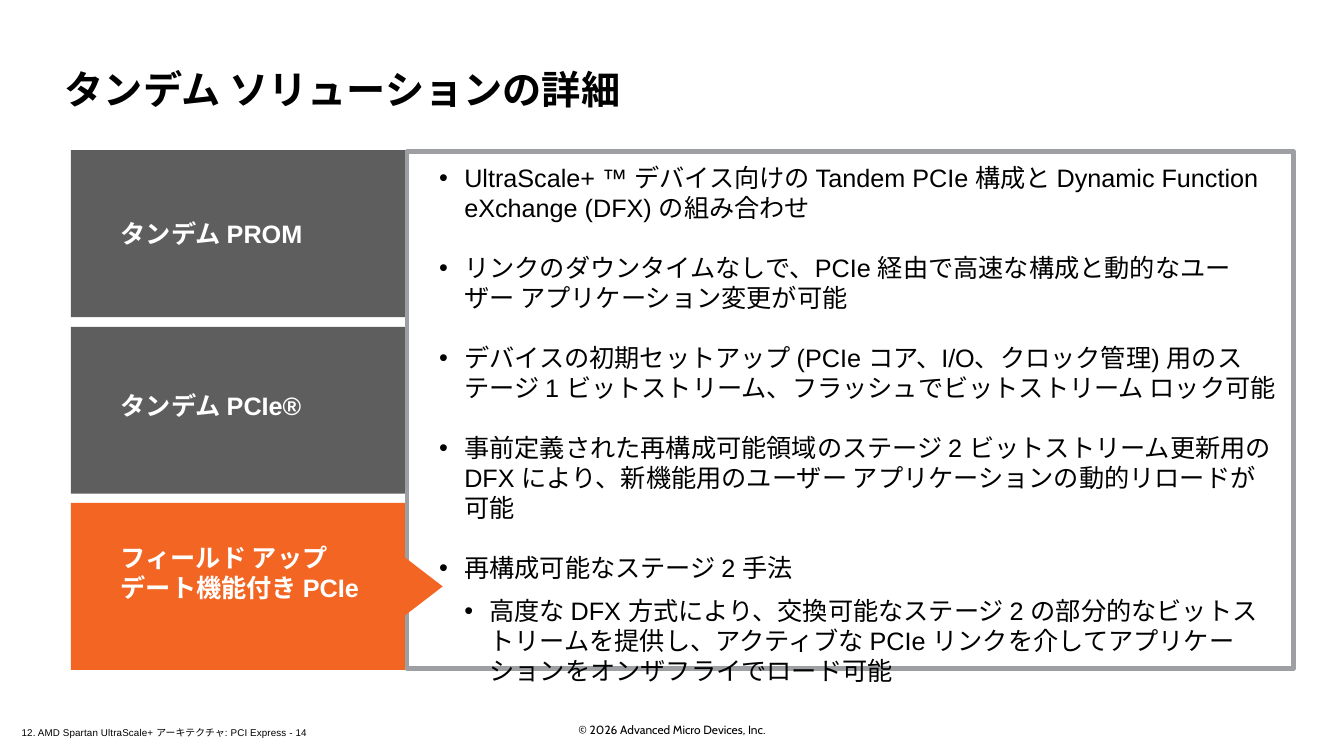
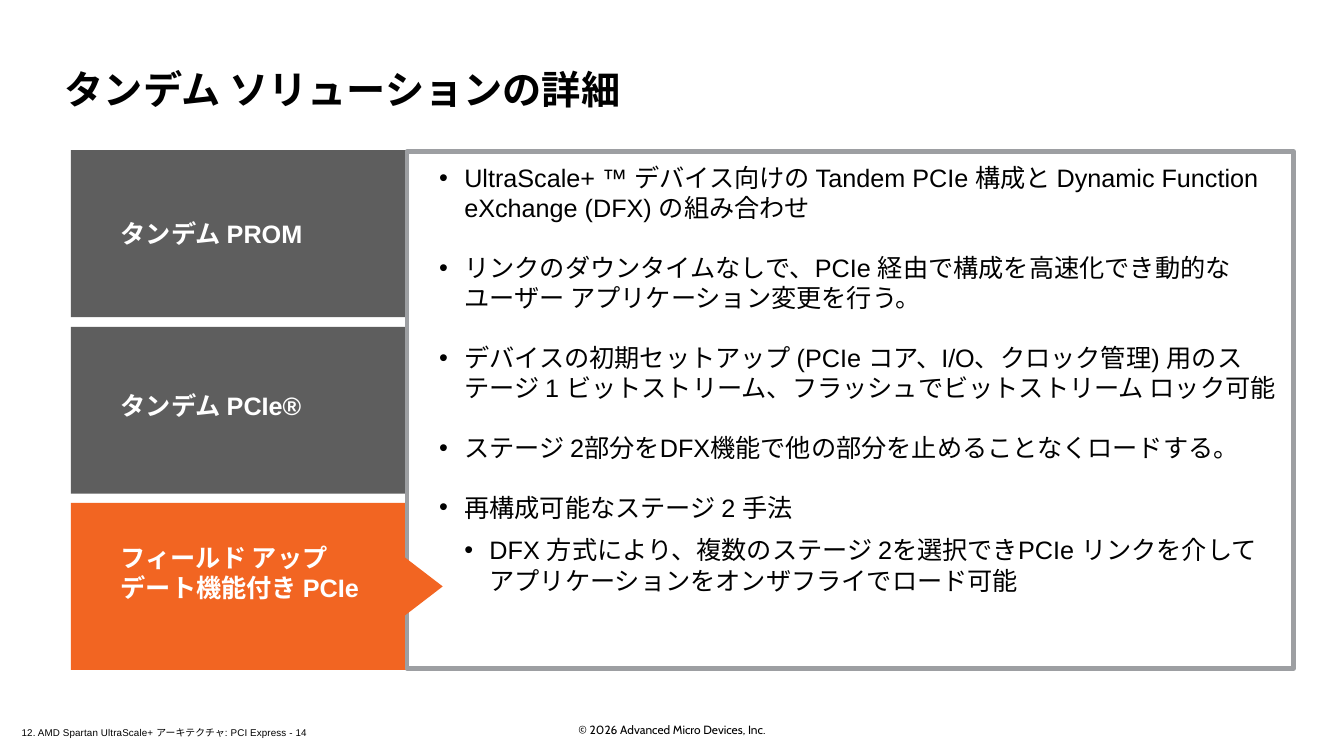
Before and after one commit to hdlabjk/spusp, a slide deck: slide 14 of doc/slides_docx/12. AMD Spartan UltraScale+ Architecture PCI Express_ILT_translated_ja.pptx. Drawn at 1344x756 pixels with LibreOffice and Linux fonts; fonts in the diff are those of the drawing; background and template pictures are left out. Boxes give left, top, right and bottom in pixels: in the first picture for what was removed or moved away, otherwise in the second. Text is boxed around its words. In the diff, an @@ line names an element or a change of style, - is before the commit and + after.

```diff
--- a/doc/slides_docx/12. AMD Spartan UltraScale+ Architecture PCI Express_ILT_translated_ja.pptx
+++ b/doc/slides_docx/12. AMD Spartan UltraScale+ Architecture PCI Express_ILT_translated_ja.pptx
@@ text at [464, 255, 1231, 309]: text changed @@
-• リンクのダウンタイムなしで、PCIe 経由で高速な構成と動的なユーザー アプリケーション変更が可能
+• リンクのダウンタイムなしで、PCIe 経由で構成を高速化でき動的なユーザー アプリケーション変更を行う。
@@ text at [464, 437, 1238, 459]: text changed @@
-• 事前定義された再構成可能領域のステージ 2 ビットストリーム更新用の DFX により、新機能用のユーザー アプリケーションの動的リロードが可能
+• ステージ 2部分をDFX機能で他の部分を止めることなくロードする。
@@ text at [489, 537, 1257, 592]: text changed @@
-  • 高度な DFX 方式により、交換可能なステージ 2 の部分的なビットストリームを提供し、アクティブな PCIe リンクを介してアプリケーションをオンザフライでロード可能
+  • DFX 方式により、複数のステージ 2を選択できPCIe リンクを介してアプリケーションをオンザフライでロード可能
```
Also in this commit, not shown: 12 other slides changed, 10 other files.
